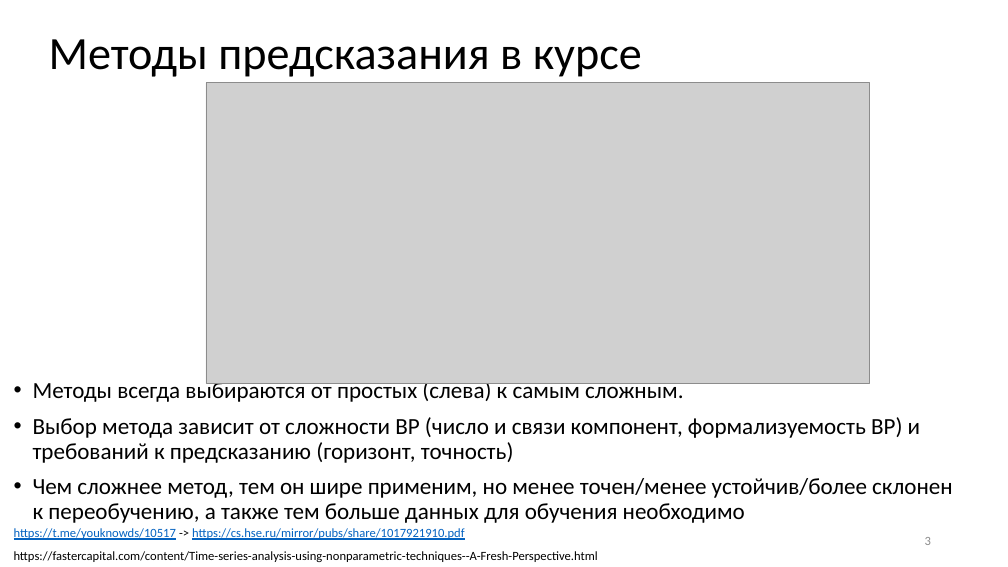
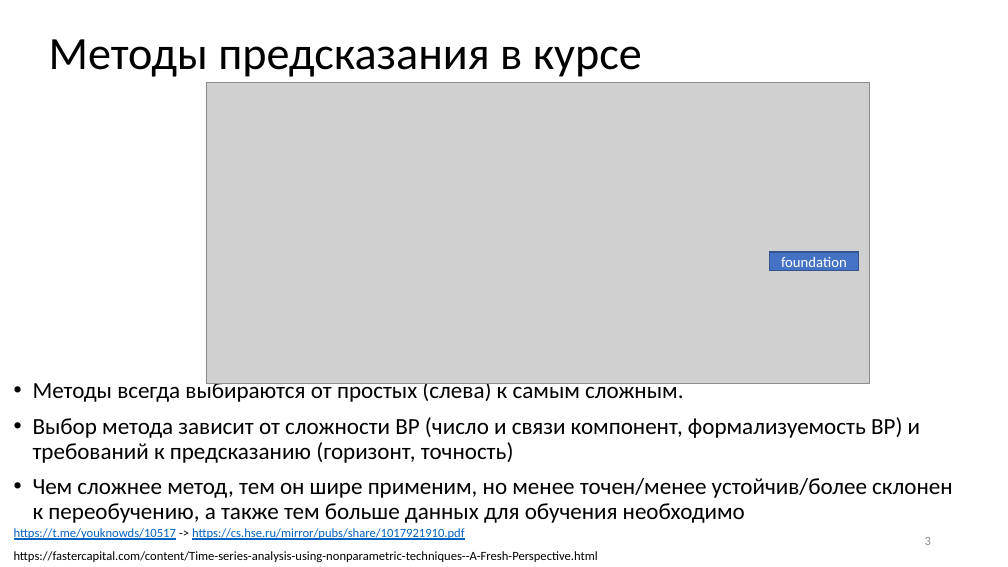
Before and after one commit to MVRonkin/TimeSeriesCourse, a slide deck: slide 3 of 2026/LEC/02-2 Разложение и наивное предсказание.pptx. Drawn at 1008x567 pixels with LibreOffice and Linux fonts; fonts in the diff are those of the drawing; grey boxes stand for pictures. Boxes give left, top, right and bottom in pixels: in the first picture for what was removed or moved away, otherwise in the second. Text is boxed around its words. In the diff, an @@ line names an element or a change of style, - is before the commit and + after.

```diff
--- a/2026/LEC/02-2 Разложение и наивное предсказание.pptx
+++ b/2026/LEC/02-2 Разложение и наивное предсказание.pptx
@@ rectangle added at (770,252,859,270), fill #4472C4, outline #325491 1 pt, 14 pt, text #FFFFFF @@
+foundation
```
Also in this commit, not shown: 2 other slides changed, 1 slide added, 1 slide removed.
